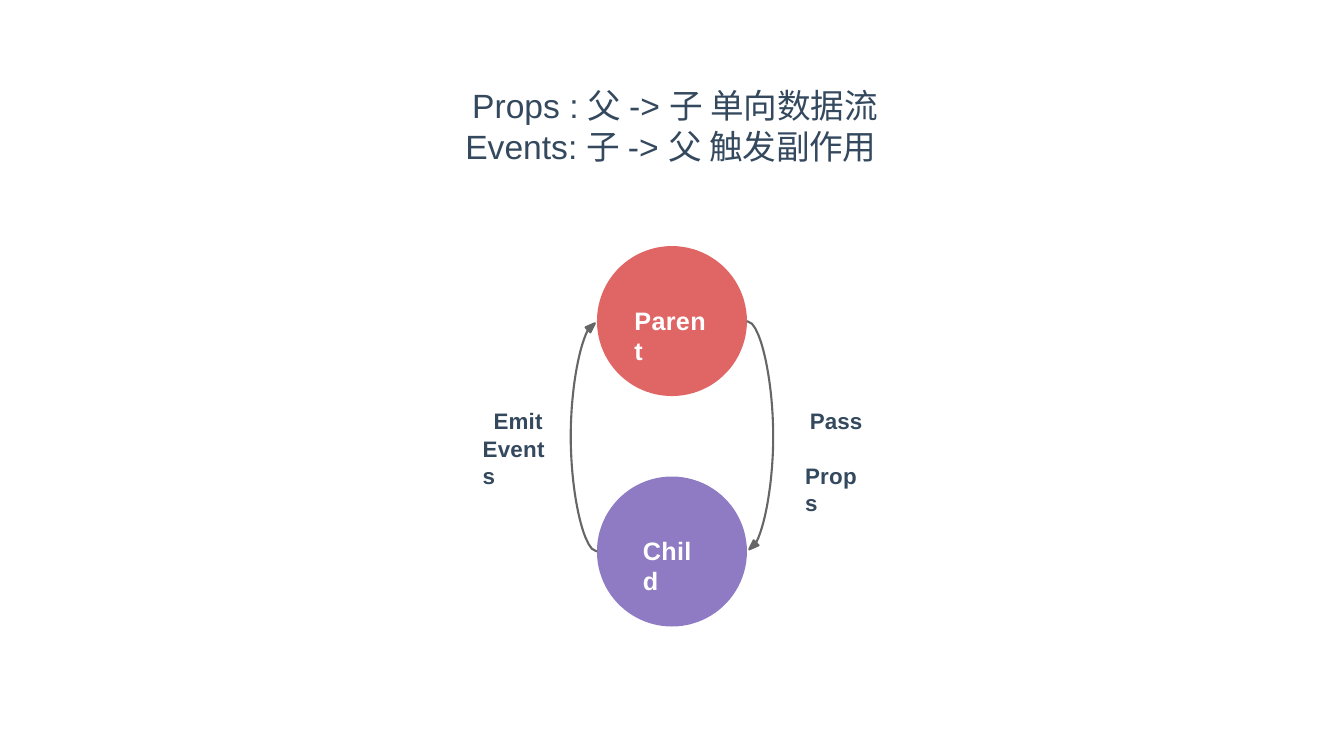
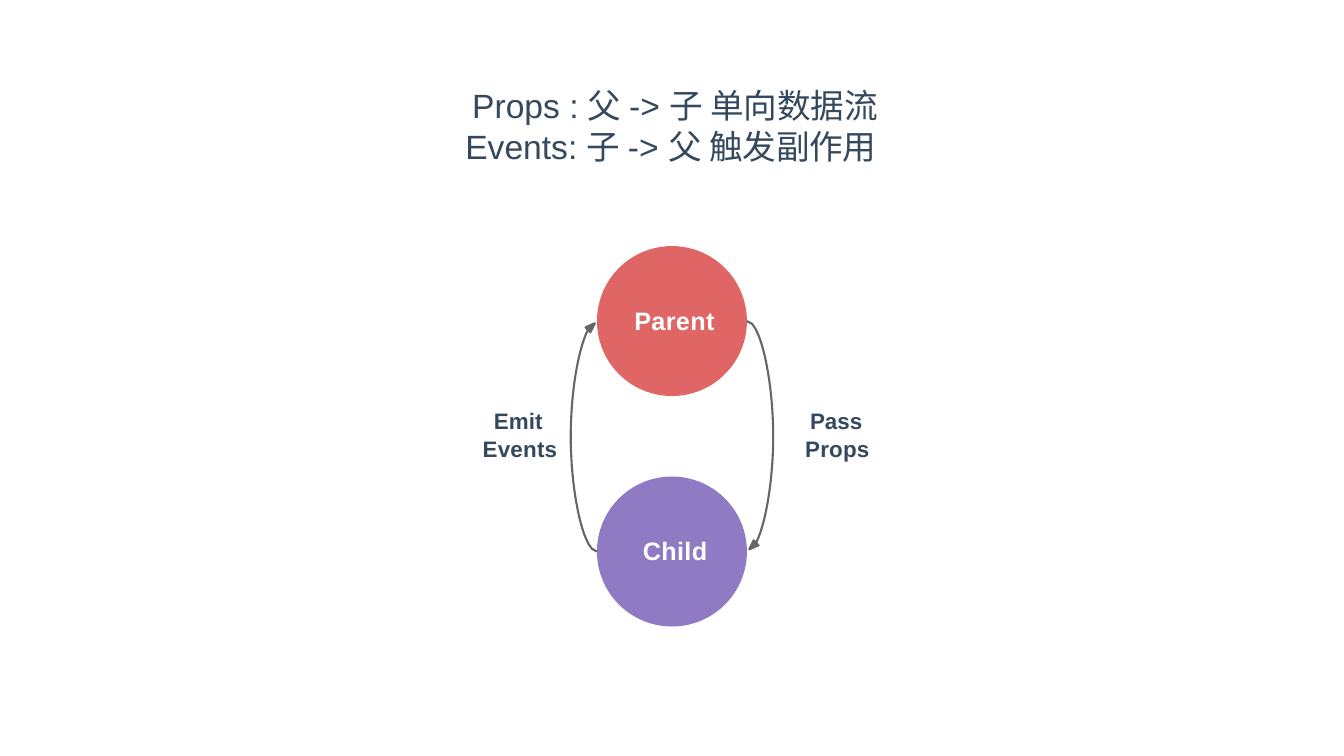
Before and after one commit to RamirezET/vue-sharing, a slide deck: slide 19 of Vue 2.pptx. Drawn at 1344x756 pixels with LibreOffice and Linux fonts; fonts in the diff are those of the drawing. Boxes give left, top, right and bottom in pixels: in the first picture for what was removed or moved away, otherwise in the second. Text is boxed around its words. In the diff, an @@ line names an element or a change of style, - is before the commit and + after.

```diff
--- a/Vue 2.pptx
+++ b/Vue 2.pptx
@@ text "Parent" rewrapped from [633, 303, 711, 366] to [634, 312, 714, 330] @@
@@ text "Emit Events" rewrapped from [494, 412, 543, 429] to [483, 412, 558, 458] @@
@@ text "Pass Props" rewrapped from [810, 413, 862, 430] to [805, 413, 869, 462] @@
@@ text "Child" rewrapped from [641, 534, 702, 597] to [643, 542, 707, 560] @@
```
Also in this commit, not shown: 8 other slides changed.
